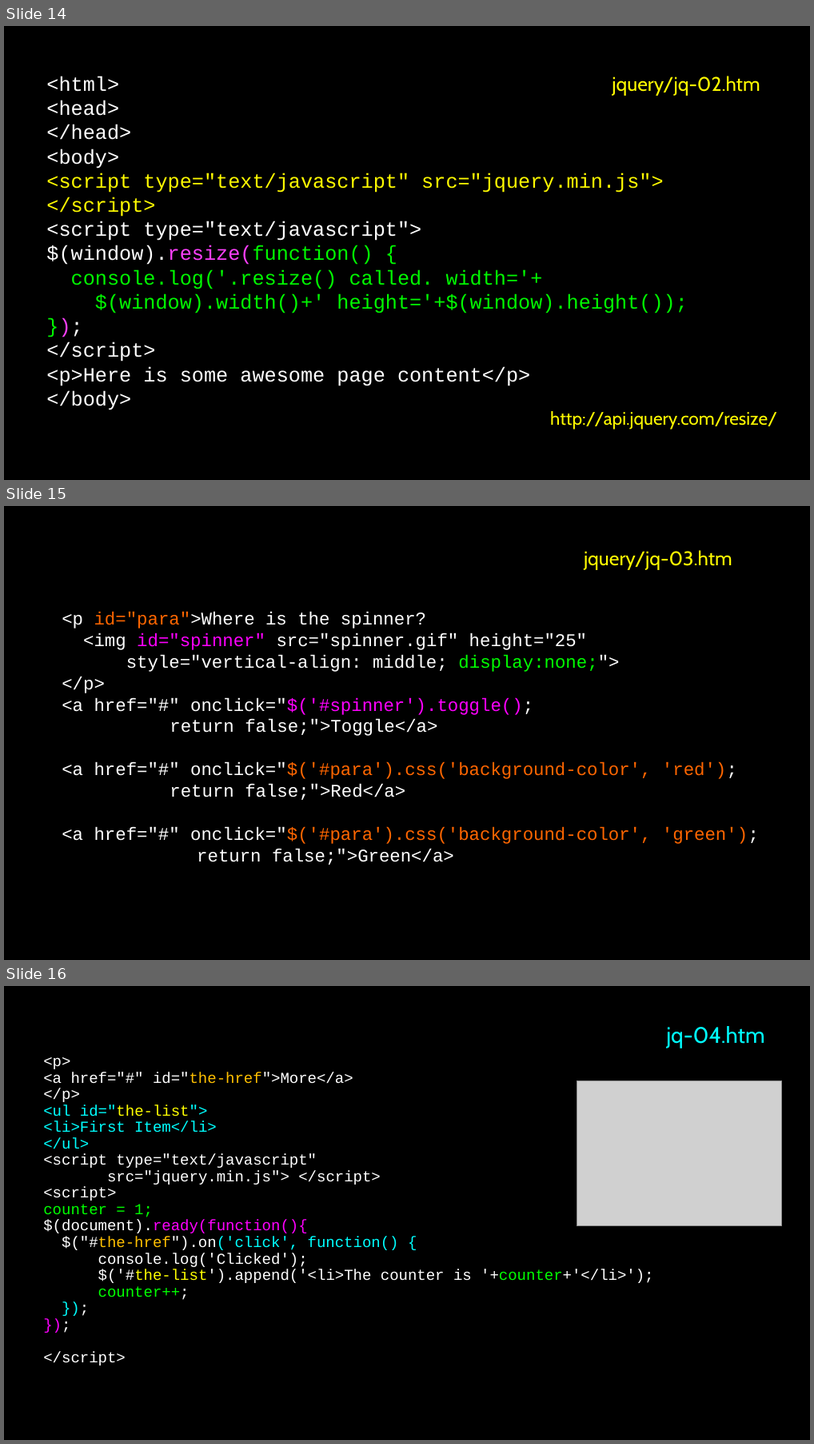
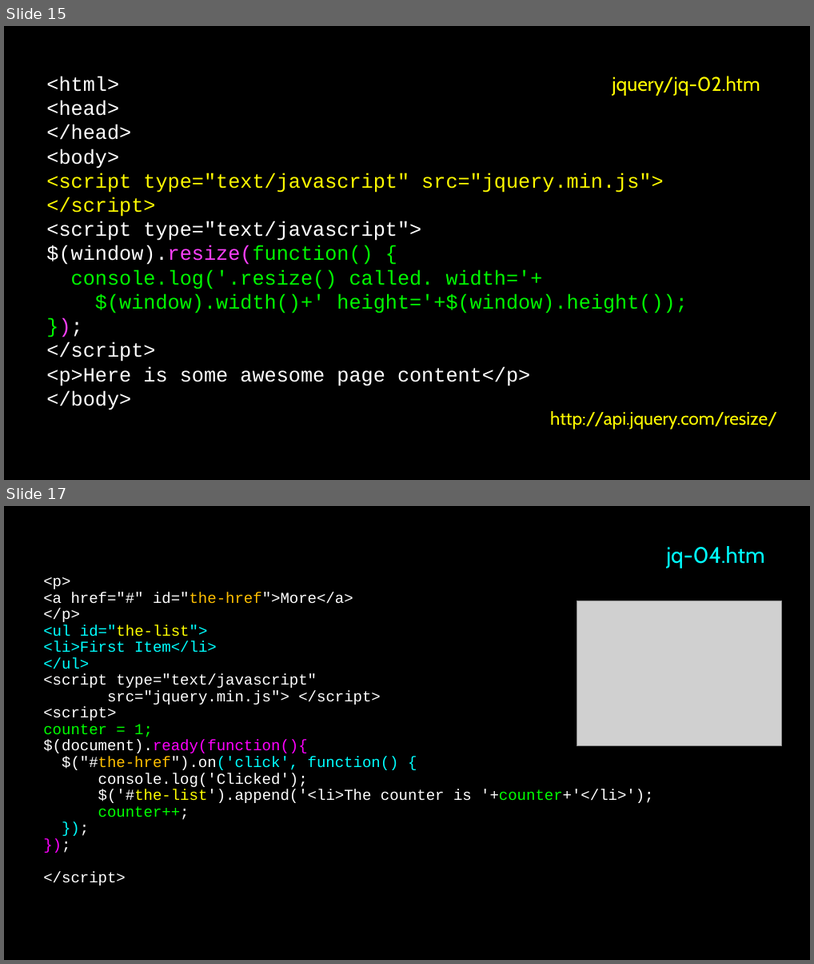
Before and after one commit to csev/dj4e, a slide deck: lectures/JS-03-JQuery.ppt. Shown one above the other, each under a label of ours: slides 14, 15 and 16 before the commit, slides 15 and 17 after it; the slides between them are not shown. The pictures are 814x1444 and 814x964 pixels, drawn with LibreOffice and Linux fonts; fonts in the diff are those of the drawing; grey boxes stand for pictures. Boxes give left, top, right and bottom in pixels: in the first picture for what was removed or moved away, otherwise in the second. Text is boxed around its words. In the diff, an @@ line names an element or a change of style, - is before the commit and + after.

```diff
--- a/lectures/JS-03-JQuery.ppt
+++ b/lectures/JS-03-JQuery.ppt
@@ slide 15 removed at box(4, 506, 810, 960), background #000000; not listed: 1 template element that a slide beside it also shows @@
@@ free removed at box(545, 544, 772, 575) @@
-jquery/jq-03.htm
@@ free removed at box(60, 571, 770, 902) @@
-<p id="para">Where is the spinner?
-<img id="spinner" src="spinner.gif" height="25"
-style="vertical-align: middle; display:none;">
-</p>
-<a href="#" onclick="$('#spinner').toggle();
-return false;">Toggle</a>
-<a href="#" onclick="$('#para').css('background-color', 'red');
-return false;">Red</a>
-<a href="#" onclick="$('#para').css('background-color', 'green');
-return false;">Green</a>
@@ what was slide 14 is now slide 15 @@
@@ what was slide 16 is now slide 17 @@
```
Also in this commit, not shown: 6 slides changed, 3 slides added, 3 other files.
